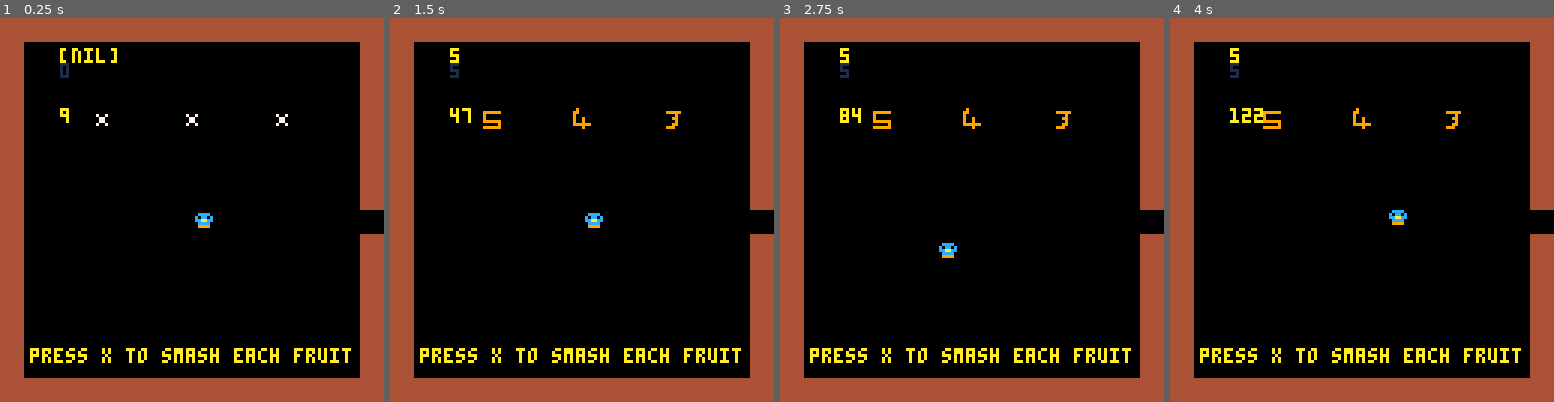
Above: before the commit, frames 1-4 (left to right).
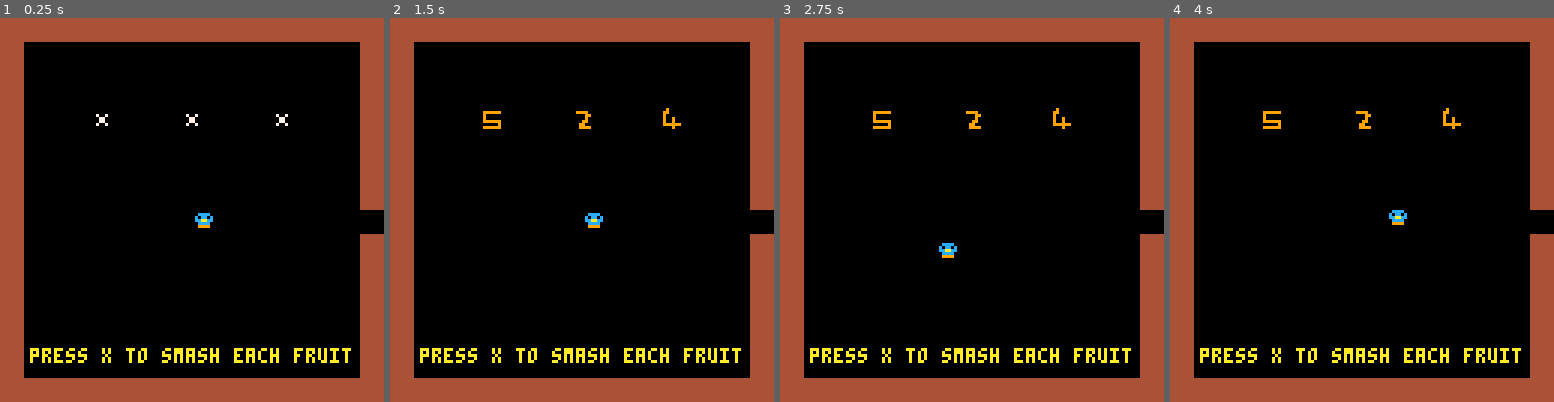
Above: after the commit, the same moments.

Repository: yanader/gamejam
Game: PICO-8 cartridge gamejam.p8
Same seed, same stepped clock (60 frames per second), same inputs: the game is played once before the commit and once after it.
Inputs:
- Up to frame 1 (0.25 s): no input
- Up to frame 2 (1.5 s): tap X (X key) at 1.07 s
- Up to frame 3 (2.75 s): hold Left 1.97-2.37 s; tap X (X key) at 2.07, 2.4, 2.73 s; hold Down from 2.42 s (still down)
- Up to frame 4 (4 s): release Down at 2.82 s; hold Right 2.87-3.53 s; tap X (X key) at 3.07, 3.4, 3.73 s; hold Up from 3.58 s (still down)

The runs differ from the first frame. In frame 1, 0.4% of the frame differs, in the area x 15-31%, y 7-28%; in frame 2, 0.5%; in frame 3, 0.5%; in frame 4, 0.6%, in the area x 15-76%, y 7-29%.

Commit message:
fix: smashed_fruits array

Diff:
--- a/room/fruit.lua
+++ b/room/fruit.lua
@@ -1,6 +1,6 @@
 
 function i_fruit()
-    smashed_fruits = {}
+    smashed_fruits = {0, 0, 0}
     fruits = {2, 3, 4, 5, 6}
     fruit1 = 0
     fruit2 = 0
@@ -10,46 +10,38 @@
 
 function u_fruit()
     ticker += 1
-    if #smashed_fruits == 0 then
+    if smashed_fruits[1] == 0 then
         if ticker % 20 == 0 then
             fruit1 = rnd(fruits)
             fruit2 = rnd(fruits)
             fruit3 = rnd(fruits)
         end
         if btnp(5) then
-            add(smashed_fruits, fruit1)
+            smashed_fruits[1] = fruit1
         end
-    end
-    if #smashed_fruits == 1 then
-        print('cabbage', 10, 10, 10)
+    else if smashed_fruits[1] ~= 0 and smashed_fruits[2] == 0 then
         if ticker % 20 == 0 then
             fruit2 = rnd(fruits)
             fruit3 = rnd(fruits)
         end
         if btnp(5) then
-            add(smashed_fruits, fruit2)
+            smashed_fruits[2] = fruit2
         end
-    end
-    if #smashed_fruits == 2 then
+    else if smashed_fruits[2] ~= 0 and smashed_fruits[3] == 0 then
         if ticker % 20 == 0 then
             fruit3 = rnd(fruits)
         end
         if btnp(5) then
-            add(smashed_fruits, fruit3)
+            smashed_fruits[3] = fruit3
+            ticker = 0
         end
     end
-    -- if #smashed_fruits > 2 then
-    --     -- game end condition
-    --     ticker = 1
-    -- end
-
+end
+end
 end
 
 
 function d_fruit()
-    print(smashed_fruits[1], 20, 10, 10)
-    print(fruit1, 20, 15, 1)
-    print(ticker, 20, 30, 10)
             spr(fruit1, 30, 30)
             spr(fruit2, 60, 30)
             spr(fruit3, 90, 30)
